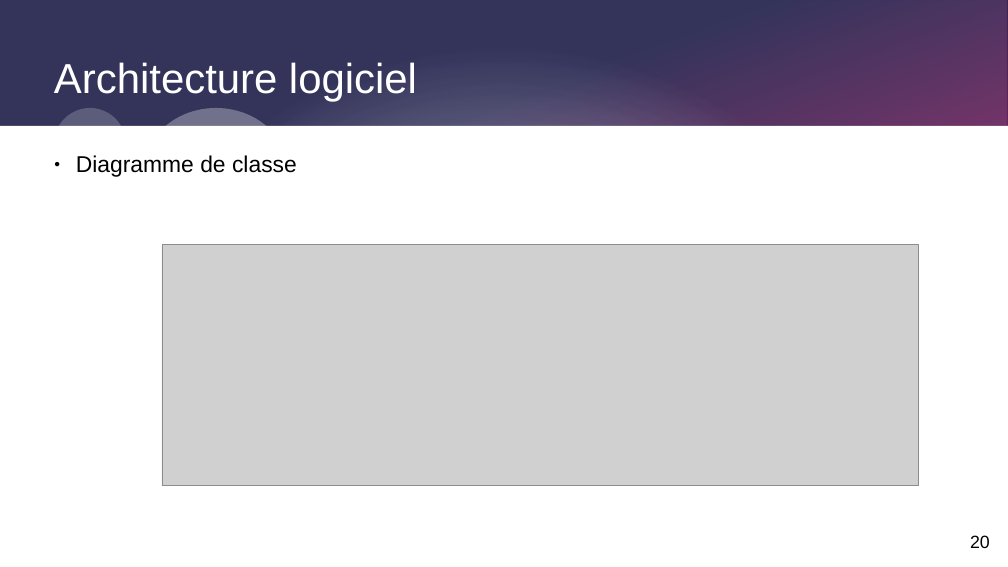
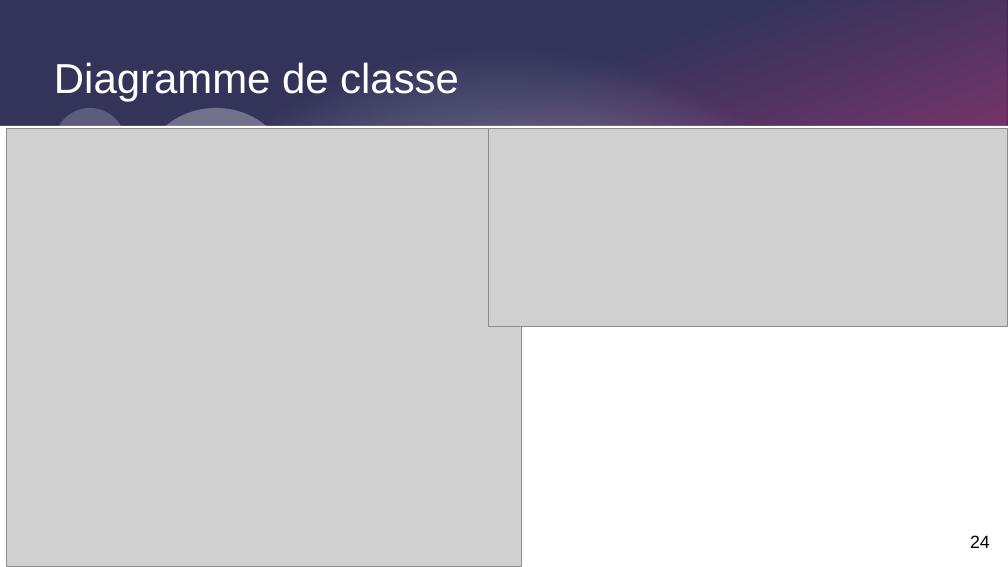
Before and after one commit to Corentinh2/PROJET_GESTIONNAIRE_DE_CHARGE, a slide deck: slide 24 of Diapo_revue1_projet.odp (slide 20 before the commit). Drawn at 1008x567 pixels with LibreOffice and Linux fonts; fonts in the diff are those of the drawing; grey boxes stand for pictures. Boxes give left, top, right and bottom in pixels: in the first picture for what was removed or moved away, otherwise in the second. Text is boxed around its words. In the diff, an @@ line names an element or a change of style, - is before the commit and + after.

```diff
--- a/Diapo_revue1_projet.odp
+++ b/Diapo_revue1_projet.odp
@@ title "Diagramme de classe": place and size @@
-title "Diagramme de classe" at bbox=[76, 155, 297, 177]
+title "Diagramme de classe" at bbox=[54, 62, 459, 101]
@@ title "Diagramme de classe" at bbox=[54, 62, 459, 101]: size 18 to 33 pt, text colour #000000 to #FFFFFF; bullet ● to none; vertical alignment top to middle @@
@@ title removed at bbox=[54, 62, 417, 101] @@
-Architecture logiciel
@@ picture: place and size @@
-picture at bbox=[162, 245, 918, 487]
+picture at bbox=[6, 128, 522, 567]
@@ picture added at bbox=[488, 128, 1008, 327] @@
@@ page number at bbox=[970, 535, 990, 548]: text changed @@
-20
+24
```
Also in this commit, not shown: 14 other slides changed, 9 slides added, 5 slides removed, 20 other files.
